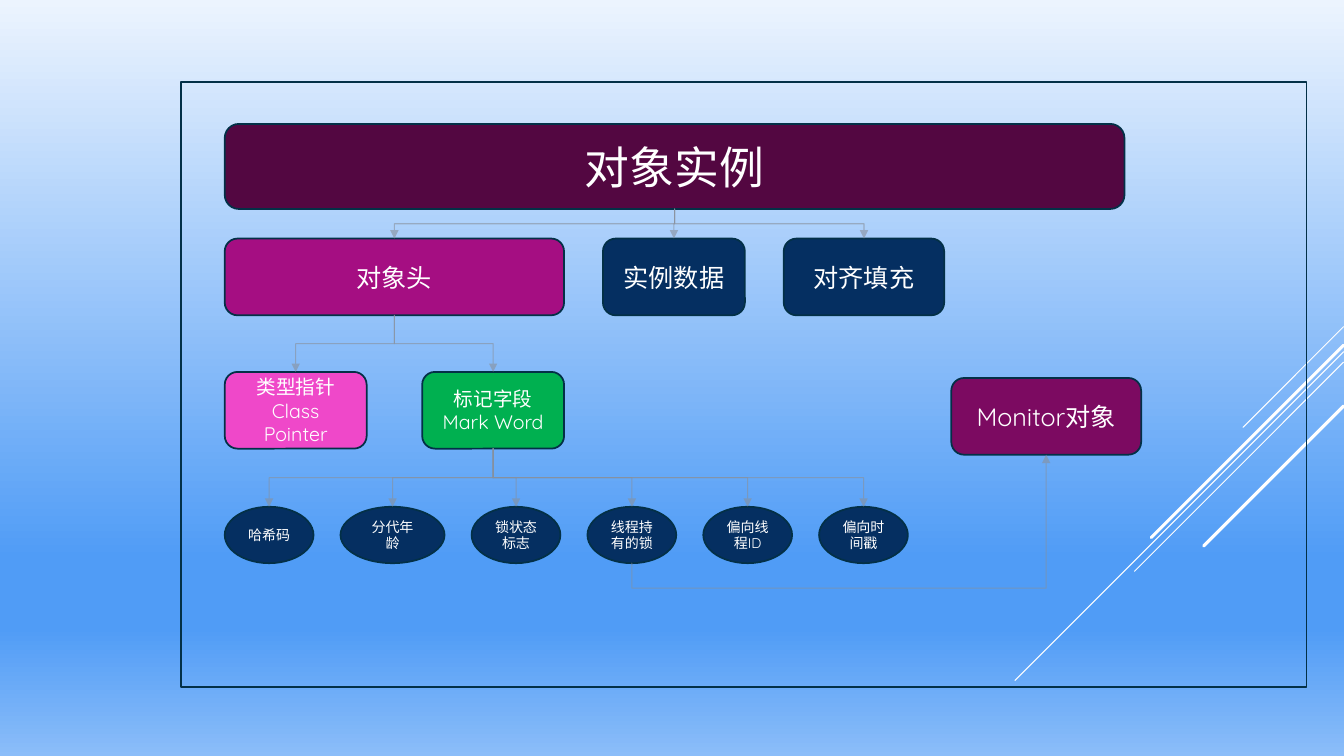
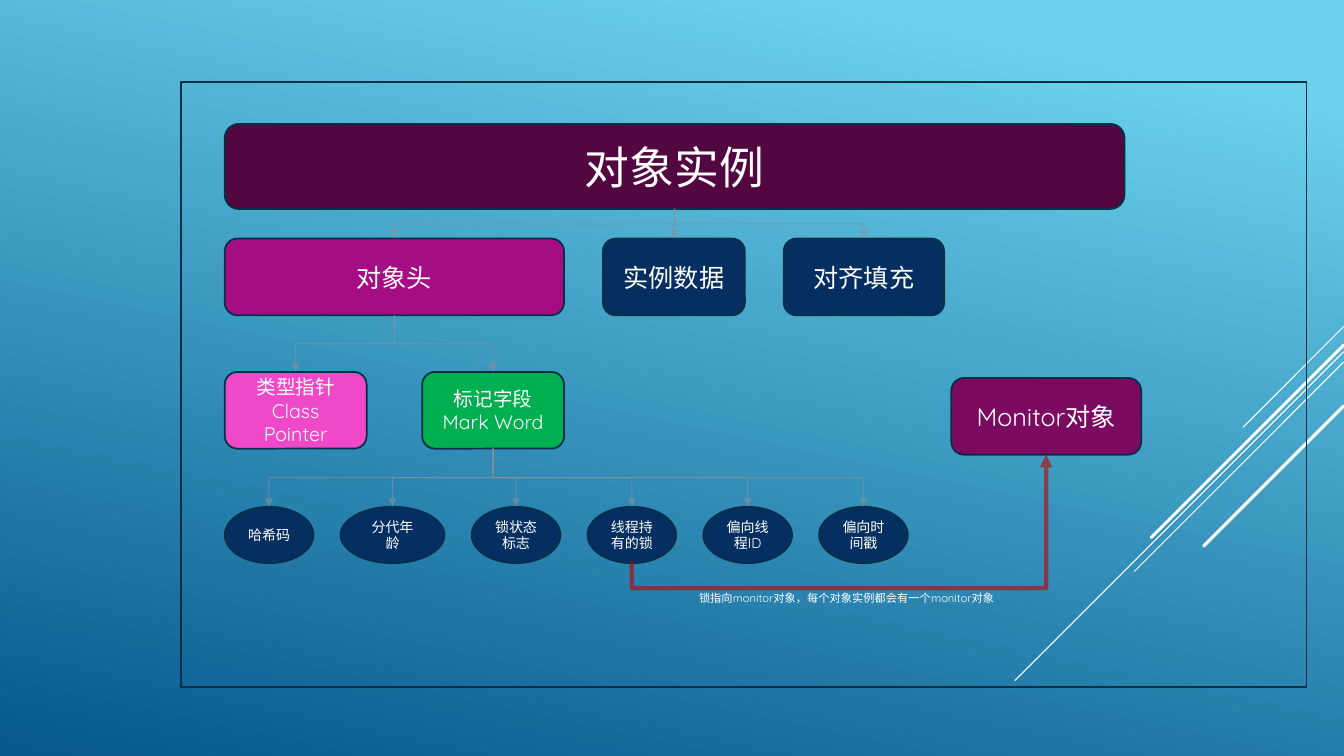
Before and after one commit to twfx7758/blchina, a slide deck: slide 2 of notebook/javaer/ppt/1.Synchronized的底层实现原理.pptx. Drawn at 1344x756 pixels with LibreOffice and Linux fonts; fonts in the diff are those of the drawing. Boxes give left, top, right and bottom in pixels: in the first picture for what was removed or moved away, otherwise in the second. Text is boxed around its words. In the diff, an @@ line names an element or a change of style, - is before the commit and + after.

```diff
--- a/notebook/javaer/ppt/1.Synchronized的底层实现原理.pptx
+++ b/notebook/javaer/ppt/1.Synchronized的底层实现原理.pptx
@@ background gradient #ECF4FE to #509CF6 to #8BBDF9 to gradient #6ED2EB to #06588E @@
@@ elbow arrow (632, 564) - (1047, 455): stroke #89919C 0.75 pt to #C00000 3 pt @@
@@ text added at (699, 590, 994, 603), 8 pt, text #FFFFFF @@
+锁指向monitor对象，每个对象实例都会有一个monitor对象
```
Also in this commit, not shown: 3 slides added, 5 other files.
